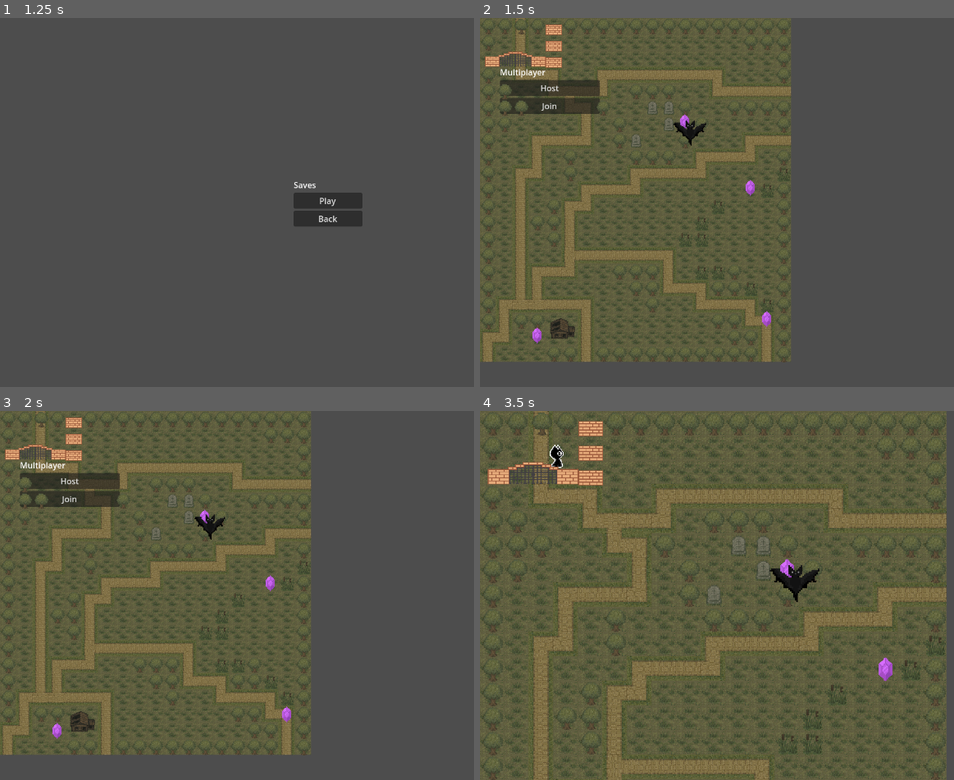
Above: before the commit, frames 1-4 (two rows, left to right).
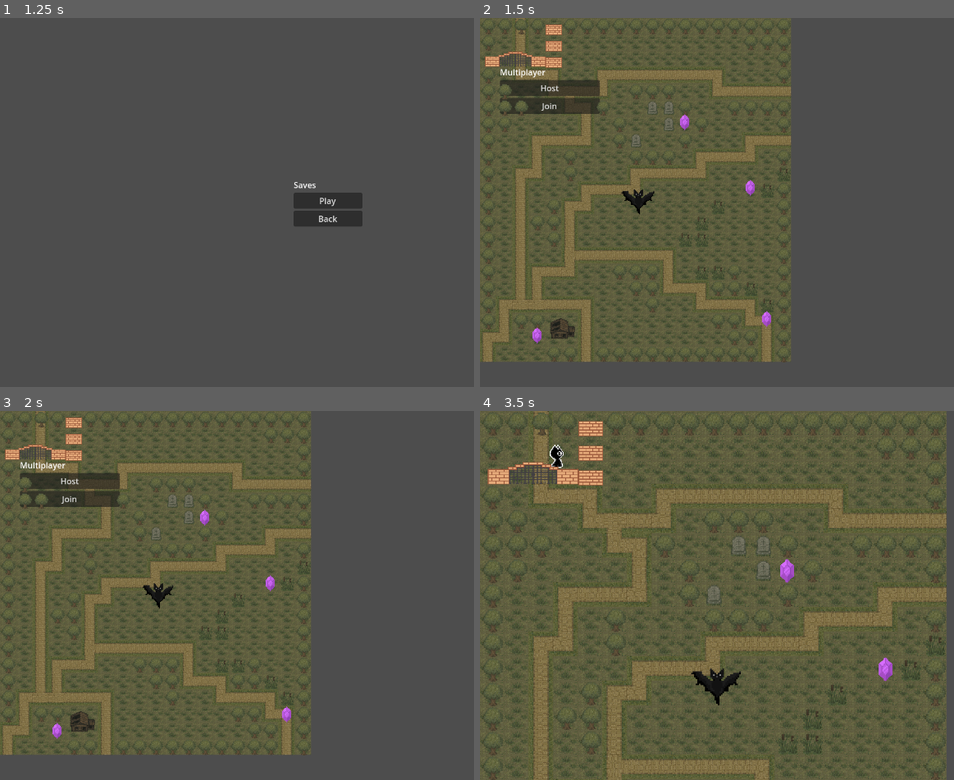
Above: after the commit, the same moments.

Repository: royalcaster/split-souls
Game: Godot game, scene res://scenes/ui/MainMenu.tscn
The game is run twice, just before and just after one commit, with the same random seed, the same clock (stepped at 60 frames per second) and the same inputs.
Inputs:
- Up to frame 1 (1.25 s): click "Play" at 0.5 s
- Up to frame 2 (1.5 s): click "Play" at 1.25 s
- Up to frame 3 (2 s): no input
- Up to frame 4 (3.5 s): click "Host" at 2 s; hold Right (move_right) from 2.78 s (still down)

Frame 1 is identical in both runs. In frame 2, 0.4% of the frame differs, in the area x 29-48%, y 27-54%; in frame 3, 0.4%; in frame 4, 0.9%, in the area x 44-72%, y 41-80%.

Commit message:
Implementet chase-mechanism from enemy bat

Diff:
--- a/scenes/game/Game.tscn
+++ b/scenes/game/Game.tscn
@@ -2630,7 +2630,7 @@
 text = "Join"
 
 [node name="EnemieBat" parent="." instance=ExtResource("3_vrspl")]
-position = Vector2(410, 249)
+position = Vector2(309, 383)
 scale = Vector2(0.9, 0.9)
 
 [node name="HUD" type="CanvasLayer" parent="."]
--- a/scenes/player/player_1.tscn
+++ b/scenes/player/player_1.tscn
@@ -19,7 +19,7 @@
 radius = 1.0
 height = 23.997
 
-[node name="Player1" type="CharacterBody2D"]
+[node name="Player1" type="CharacterBody2D" groups=["players"]]
 y_sort_enabled = true
 script = ExtResource("1_hvohr")
 player_1_frames = ExtResource("2_hvohr")
--- a/src/enemie_bat.gd
+++ b/src/enemie_bat.gd
@@ -1,4 +1,4 @@
-#Bat
+# enemy_bat.gd
 extends CharacterBody2D
 
 # Sinusbewegung
@@ -19,17 +19,19 @@
 	if $AnimatedSprite2D.sprite_frames.has_animation("bat_movement"):
 		$AnimatedSprite2D.play("bat_movement")
 
-func _process(delta):
-	# Falls Spieler noch nicht gefunden wurde, regelmäßig neu prüfen
-	if player == null:
+func _physics_process(delta):
+	# Spieler regelmäßig neu suchen, falls verloren gegangen
+	if player == null or not is_instance_valid(player):
 		player = get_tree().get_first_node_in_group("players")
 		if player != null:
 			print("✅ Spieler gefunden: ", player.name)
 
-func _physics_process(delta):
-	if not player:
+	# Kein Spieler vorhanden? Bewegung abbrechen
+	if player == null:
+		move_sinusoidal(delta)
 		return
 
+	# Abstand zum Spieler berechnen
 	var distance = global_position.distance_to(player.global_position)
 
 	if distance <= aggro_distance:
@@ -37,13 +39,16 @@
 		var direction = (player.global_position - global_position).normalized()
 		velocity = direction * speed
 	else:
-		# Sinusbewegung nur in X-Richtung, vertikal stabil bleiben
-		time_passed += delta
-		var offset_x = sin(time_passed * frequency * TAU) * amplitude
-		var target_pos = Vector2(start_position.x + offset_x, start_position.y)
-		var direction = (target_pos - global_position).normalized()
-
-		# Geschwindigkeit proportional zum Abstand -> gleichmäßigeres Schwingen
-		velocity = direction * (global_position.distance_to(target_pos) * 1.5)
+		# Sinusbewegung (Idle-Verhalten)
+		move_sinusoidal(delta)
 
 	move_and_slide()
+
+func move_sinusoidal(delta):
+	time_passed += delta
+	var offset_x = sin(time_passed * frequency * TAU) * amplitude
+	var target_pos = Vector2(start_position.x + offset_x, start_position.y)
+	var direction = (target_pos - global_position).normalized()
+
+	# Geschwindigkeit proportional zum Abstand
+	velocity = direction * (global_position.distance_to(target_pos) * 1.5)
--- a/src/player_1.gd
+++ b/src/player_1.gd
@@ -20,6 +20,7 @@
 		self.position = updated_spawn_position
 
 func _ready():
+
 	# camera always follows character that is controlled
 	if is_multiplayer_authority():
 		$Camera2D.make_current()
